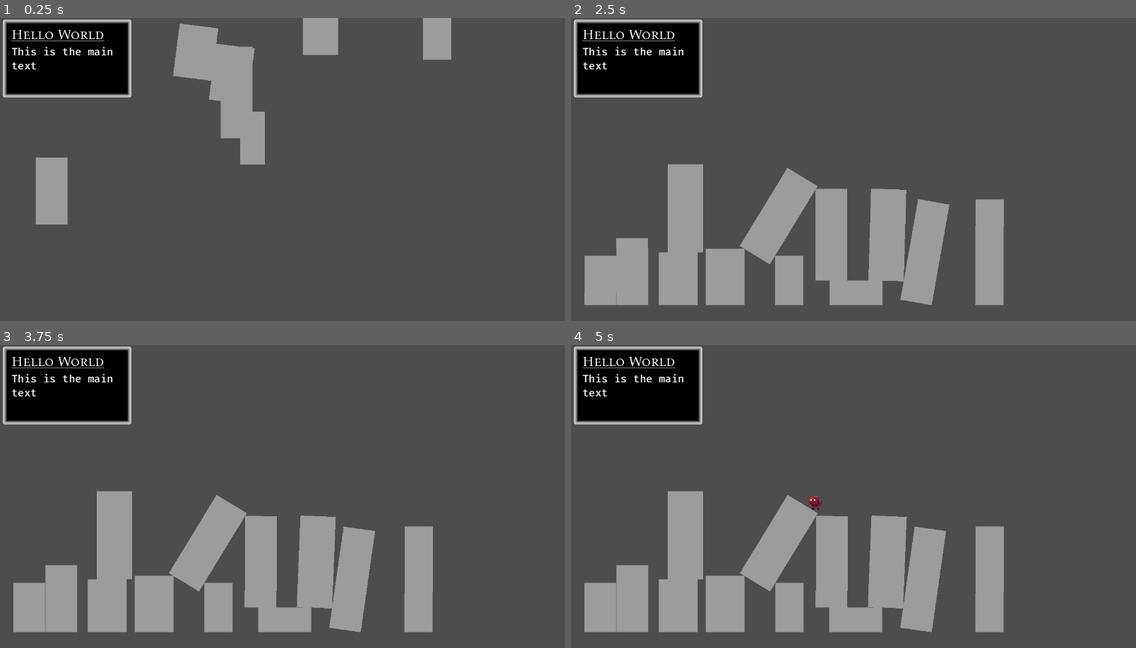
Above: before the commit, frames 1-4 (two rows, left to right).
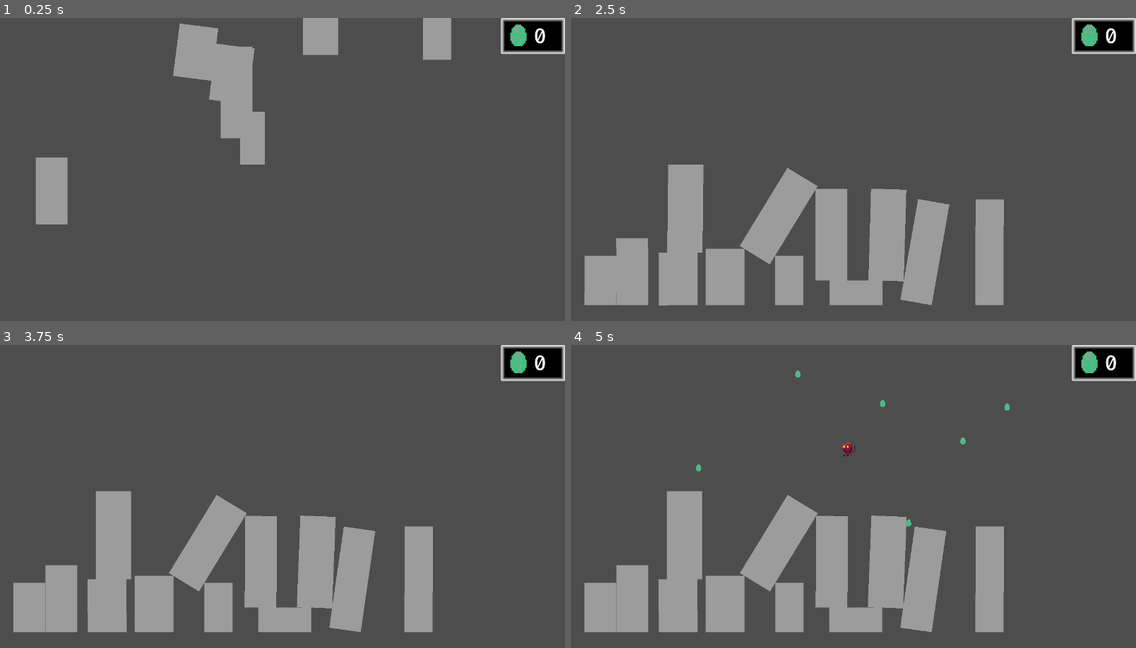
Above: after the commit, the same moments.

Repository: bjornarprytz/goodzilla
Game: Godot game, scene res://main.tscn
The game is run twice, just before and just after one commit, with the same random seed, the same clock (stepped at 60 frames per second) and the same inputs.
Inputs (mouse positions are in pixels of both pictures, inside the frame that each line leads up to):
- Up to frame 1 (0.25 s): no input
- Up to frame 2 (2.5 s): move the mouse to (977, 160) at 0.52 s; hold Right (ui_right) 0.53-2.03 s; click (977, 160) at 0.67 s; tap Up (ui_up) at 0.77, 1.52 s; move the mouse to (740, 193) at 1.27 s; move the mouse to (910, 105) at 2.02 s; hold Left (ui_left) from 2.03 s (still down)
- Up to frame 3 (3.75 s): move the mouse to (254, 566) at 2.77 s; release Left (ui_left) at 2.78 s; hold Right (ui_right) from 2.78 s (still down); click (254, 566) at 2.92 s; tap Up (ui_up) at 3.02 s; tap Enter at 3.5 s; move the mouse to (452, 551) at 3.52 s
- Up to frame 4 (5 s): tap Up (ui_up) at 3.77, 4.52 s; tap Space at 4.25 s; move the mouse to (684, 457) at 4.27 s; release Right (ui_right) at 4.28 s; hold Left (ui_left) from 4.28 s (still down)

The runs differ from the first frame. In frame 1, 6.9% of the frame differs, in the area x 0-100%, y 0-27%; in frame 2, 6.9%; in frame 3, 6.9%; in frame 4, 7.2%, in the area x 0-100%, y 0-95%.

Commit message:
wip game loop

Diff:
--- a/src/autoloads/event_bus.gd
+++ b/src/autoloads/event_bus.gd
@@ -3,3 +3,6 @@
 
 
 # Add signals here for game-wide events. Access through the Events singleton
+
+
+signal pickup_egg
--- a/src/autoloads/factory.gd
+++ b/src/autoloads/factory.gd
@@ -3,6 +3,7 @@
 
 var skyscraper_spawner = preload("res://world/skyscraper.tscn")
 var window_spawner = preload("res://world/window.tscn")
+var egg_spawner = preload("res://world/egg.tscn")
 
 # Add factory methods for common scenes here. Access through the Create singleton
 
@@ -20,3 +21,8 @@
 	var window = window_spawner.instantiate() as BuildingWindow
 
 	return window
+
+func Egg() -> Egg:
+	var egg = egg_spawner.instantiate() as Egg
+
+	return egg
--- a/src/game.gd
+++ b/src/game.gd
@@ -2,9 +2,15 @@
 
 @onready var skyscrapers: Node = $Skyscrapers
 @onready var goodzilla: Goodzilla = $Goodzilla
+@onready var egg_count: RichTextLabel = %EggCount
+@onready var eggcontainer: Node = $Eggs
+
+var eggs: int = 0
 
 # Called when the node enters the scene tree for the first time.
 func _ready() -> void:
+	Events.pickup_egg.connect(on_pickup_egg)
+
 	goodzilla.process_mode = Node.PROCESS_MODE_DISABLED
 	goodzilla.hide()
 	Engine.time_scale = 2.0
@@ -17,11 +23,24 @@
 		s.position = Vector2(randf_range(10.0, 1000.0), randf_range(0.0, 400.0))
 		s.settle()
 
+
 	# Increase clock speed
 
 	await get_tree().create_timer(8.0).timeout
+
+	for x in range(6):
+		await get_tree().create_timer(.1).timeout
+		var e = Create.Egg()
+
+		e.position = Vector2(randf_range(10.0, 1000.0), randf_range(0.0, 100.0))
+		eggcontainer.add_child(e)
 
 	# Decrease clock speed
 	Engine.time_scale = 1.0
 	goodzilla.show()
 	goodzilla.process_mode = Node.PROCESS_MODE_INHERIT
+
+
+func on_pickup_egg():
+	eggs += 1
+	egg_count.text = str(eggs)
--- a/src/game.tscn
+++ b/src/game.tscn
@@ -1,7 +1,8 @@
-[gd_scene load_steps=6 format=3 uid="uid://vuse4byfrc4k"]
+[gd_scene load_steps=7 format=3 uid="uid://vuse4byfrc4k"]
 
 [ext_resource type="Script" path="res://game.gd" id="1_ikkha"]
 [ext_resource type="PackedScene" uid="uid://blewnknkud5e2" path="res://player/goodzilla.tscn" id="2_h2c03"]
+[ext_resource type="Texture2D" uid="uid://c516wh6ttnlk1" path="res://assets/egg.png" id="3_0j7ul"]
 
 [sub_resource type="WorldBoundaryShape2D" id="WorldBoundaryShape2D_m8ic3"]
 distance = -652.0
@@ -36,3 +37,40 @@
 position = Vector2(666, 222)
 
 [node name="Skyscrapers" type="Node" parent="."]
+
+[node name="Eggs" type="Node" parent="."]
+
+[node name="UI" type="CanvasLayer" parent="."]
+
+[node name="PanelContainer" type="PanelContainer" parent="UI"]
+anchors_preset = 1
+anchor_left = 1.0
+anchor_right = 1.0
+offset_left = -145.0
+offset_bottom = 79.0
+grow_horizontal = 0
+
+[node name="MarginContainer" type="MarginContainer" parent="UI/PanelContainer"]
+layout_mode = 2
+
+[node name="HBoxContainer" type="HBoxContainer" parent="UI/PanelContainer/MarginContainer"]
+layout_mode = 2
+
+[node name="AspectRatioContainer" type="AspectRatioContainer" parent="UI/PanelContainer/MarginContainer/HBoxContainer"]
+layout_mode = 2
+size_flags_horizontal = 3
+
+[node name="Sprite2D" type="Sprite2D" parent="UI/PanelContainer/MarginContainer/HBoxContainer/AspectRatioContainer"]
+texture_filter = 3
+position = Vector2(6.00008, 6.00008)
+scale = Vector2(3.06249, 3.06249)
+texture = ExtResource("3_0j7ul")
+centered = false
+
+[node name="EggCount" type="RichTextLabel" parent="UI/PanelContainer/MarginContainer/HBoxContainer"]
+unique_name_in_owner = true
+layout_mode = 2
+size_flags_horizontal = 3
+theme_override_font_sizes/normal_font_size = 48
+text = "0"
+fit_content = true
--- a/src/main.tscn
+++ b/src/main.tscn
@@ -4,41 +4,4 @@
 
 [node name="Main" type="Node2D"]
 
-[node name="CanvasLayer" type="CanvasLayer" parent="."]
-
-[node name="PanelContainer" type="PanelContainer" parent="CanvasLayer"]
-anchors_preset = 8
-anchor_left = 0.5
-anchor_top = 0.5
-anchor_right = 0.5
-anchor_bottom = 0.5
-offset_left = -633.0
-offset_top = -356.0
-offset_right = -343.0
-offset_bottom = -180.0
-grow_horizontal = 2
-grow_vertical = 2
-
-[node name="MarginContainer" type="MarginContainer" parent="CanvasLayer/PanelContainer"]
-layout_mode = 2
-theme_override_constants/margin_left = 10
-theme_override_constants/margin_top = 5
-theme_override_constants/margin_right = 5
-theme_override_constants/margin_bottom = 5
-
-[node name="VBoxContainer" type="VBoxContainer" parent="CanvasLayer/PanelContainer/MarginContainer"]
-layout_mode = 2
-
-[node name="Title" type="RichTextLabel" parent="CanvasLayer/PanelContainer/MarginContainer/VBoxContainer"]
-layout_mode = 2
-theme_type_variation = &"Title"
-bbcode_enabled = true
-text = "[u]Hello World"
-fit_content = true
-
-[node name="Title2" type="RichTextLabel" parent="CanvasLayer/PanelContainer/MarginContainer/VBoxContainer"]
-layout_mode = 2
-size_flags_vertical = 3
-text = "This is the main text"
-
 [node name="Game" parent="." instance=ExtResource("1_jpq2n")]
--- a/src/player/goodzilla.gd
+++ b/src/player/goodzilla.gd
@@ -126,3 +126,9 @@
 		# Reset the rotation when not climbing
 		animation.rotation_degrees = 0
 		shape.rotation = 0
+
+
+func _on_pickup_zone_body_entered(body: Node2D) -> void:
+	if body is Egg:
+		Events.pickup_egg.emit()
+		body.queue_free()
--- a/src/player/goodzilla.tscn
+++ b/src/player/goodzilla.tscn
@@ -131,6 +131,10 @@
 "speed": 4.0
 }]
 
+[sub_resource type="CapsuleShape2D" id="CapsuleShape2D_b5rds"]
+radius = 15.0
+height = 36.0
+
 [node name="Goodzilla" type="CharacterBody2D"]
 script = ExtResource("1_lk0w1")
 
@@ -144,3 +148,10 @@
 sprite_frames = SubResource("SpriteFrames_wycfp")
 animation = &"idle"
 autoplay = "idle"
+
+[node name="PickupZone" type="Area2D" parent="."]
+
+[node name="Shape" type="CollisionShape2D" parent="PickupZone"]
+shape = SubResource("CapsuleShape2D_b5rds")
+
+[connection signal="body_entered" from="PickupZone" to="." method="_on_pickup_zone_body_entered"]
--- /dev/null
+++ b/src/world/egg.gd
@@ -0,0 +1,2 @@
+class_name Egg
+extends RigidBody2D
--- /dev/null
+++ b/src/world/egg.tscn
@@ -0,0 +1,18 @@
+[gd_scene load_steps=4 format=3 uid="uid://ys5owkcmm4hv"]
+
+[ext_resource type="Texture2D" uid="uid://c516wh6ttnlk1" path="res://assets/egg.png" id="1_5oxwt"]
+[ext_resource type="Script" path="res://world/egg.gd" id="1_eeube"]
+
+[sub_resource type="CapsuleShape2D" id="CapsuleShape2D_45yem"]
+radius = 6.0
+height = 16.0
+
+[node name="Egg" type="RigidBody2D"]
+script = ExtResource("1_eeube")
+
+[node name="Sprite" type="Sprite2D" parent="."]
+texture_filter = 3
+texture = ExtResource("1_5oxwt")
+
+[node name="Shape" type="CollisionShape2D" parent="."]
+shape = SubResource("CapsuleShape2D_45yem")
Binary file added: src/assets/egg.png
Not shown, added: src/assets/egg.png.import
Not shown: 1 places in src/player/goodzilla.tscn that only renumber resources
Not shown, changed: readme.md
